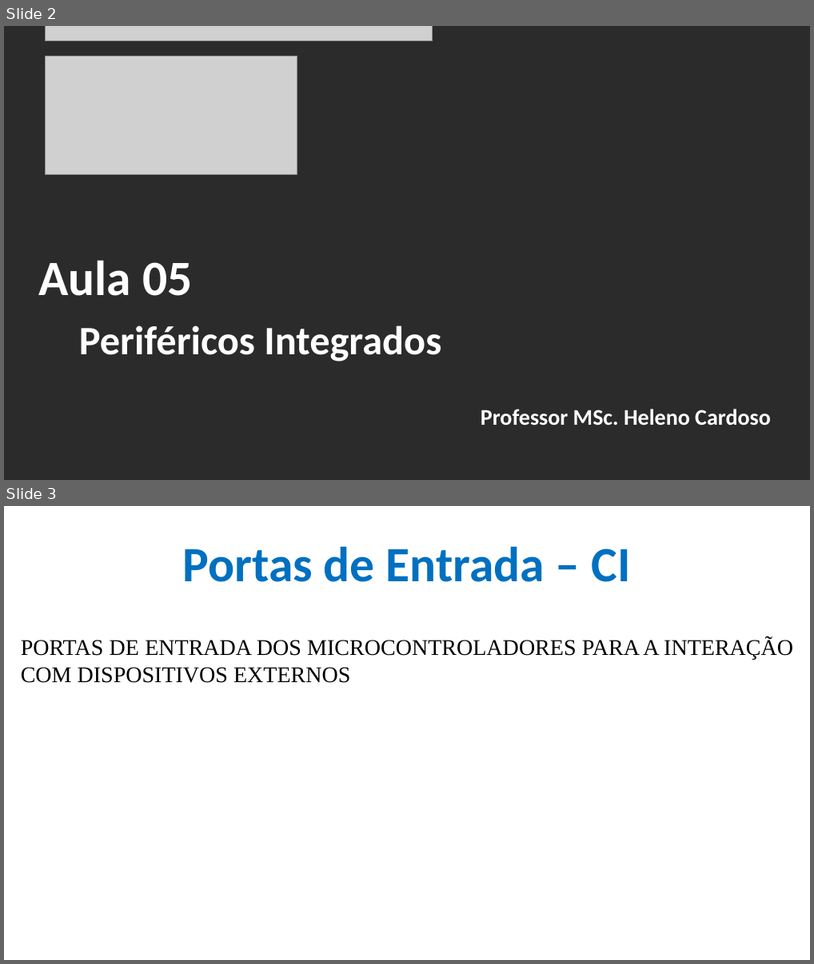
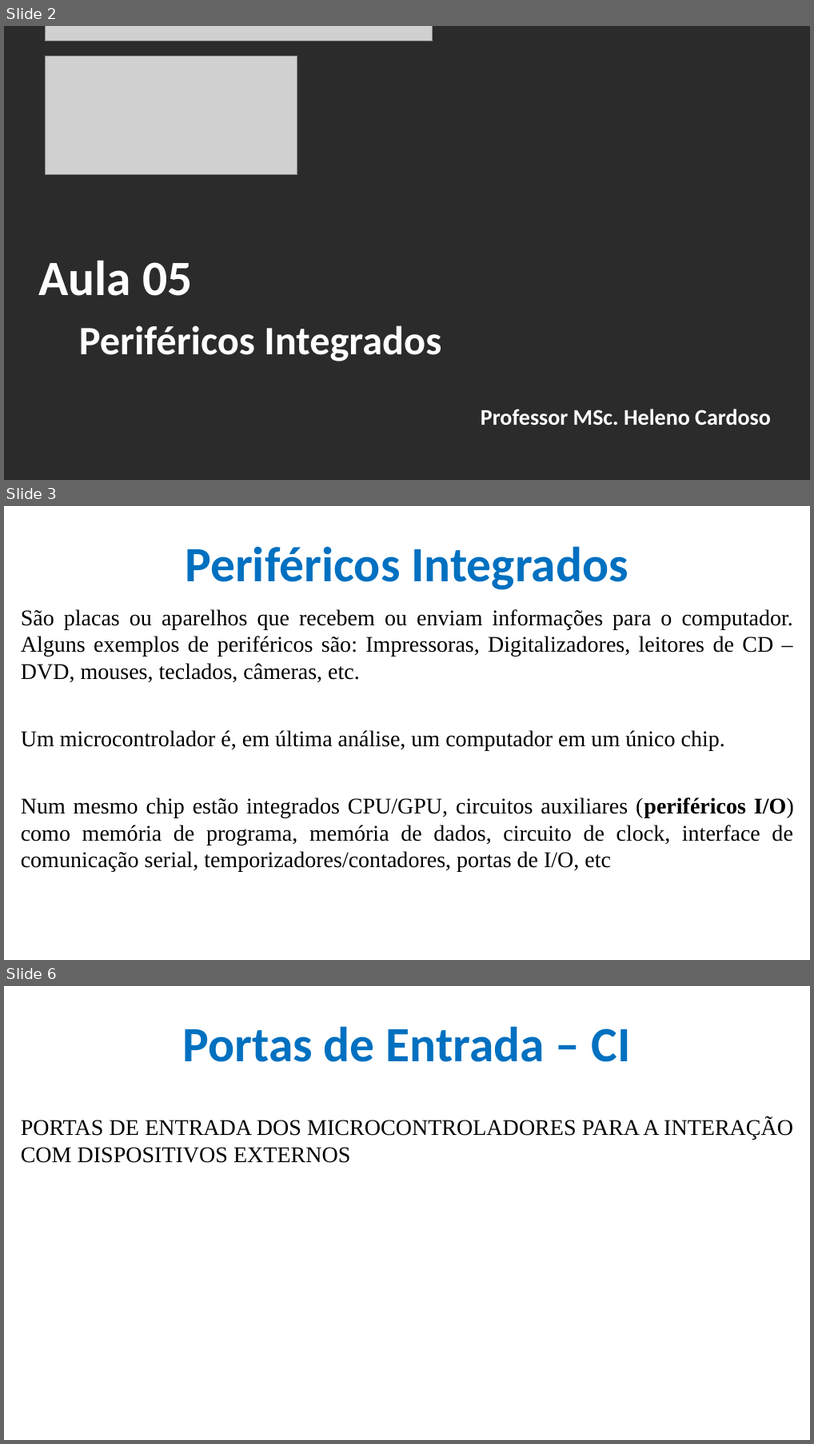
Before and after one commit to CloudEducationBrazil/WydenArea1ProgramacaoMicrocontroladores, a slide deck: 01 Classes/Aula 05 - Programação Microcontroladores - Periféricos Integrados - Portas e Conversores.pptx. Shown one above the other, each under a label of ours: slides 2 and 3 before the commit, slides 2, 3 and 6 after it; the slides between them are not shown. The pictures are 814x964 and 814x1444 pixels, drawn with LibreOffice and Linux fonts; fonts in the diff are those of the drawing; grey boxes stand for pictures; background and template pictures are left out; a plain dark background stands for a picture behind light text. Boxes give left, top, right and bottom in pixels: in the first picture for what was removed or moved away, otherwise in the second. Text is boxed around its words. In the diff, an @@ line names an element or a change of style, - is before the commit and + after.

Commit message:
Aula 06 Microcont 12042023

```diff
--- a/01 Classes/Aula 05 - Programação Microcontroladores - Periféricos Integrados - Portas e Conversores.pptx
+++ b/01 Classes/Aula 05 - Programação Microcontroladores - Periféricos Integrados - Portas e Conversores.pptx
@@ slide 3 added at bbox=[4, 506, 810, 960], background picture (left out) @@
@@ title added at bbox=[185, 546, 628, 590], 44 pt, text #0070C0, bold @@
+Periféricos Integrados
@@ text added at bbox=[21, 609, 794, 872], 20 pt, text #000000 @@
+São placas ou aparelhos que recebem ou enviam informações para o computador. Alguns exemplos de periféricos são: Impressoras, Digitalizadores, leitores de CD – DVD, mouses, teclados, câmeras, etc.
+Um microcontrolador é, em última análise, um computador em um único chip.
+Num mesmo chip estão integrados CPU/GPU, circuitos auxiliares (periféricos I/O) como memória de programa, memória de dados, circuito de clock, interface de comunicação serial, temporizadores/contadores, portas de I/O, etc
@@ what was slide 3 is now slide 6 @@
```
Also in this commit, not shown: 2 other slides added, 1 other file.
